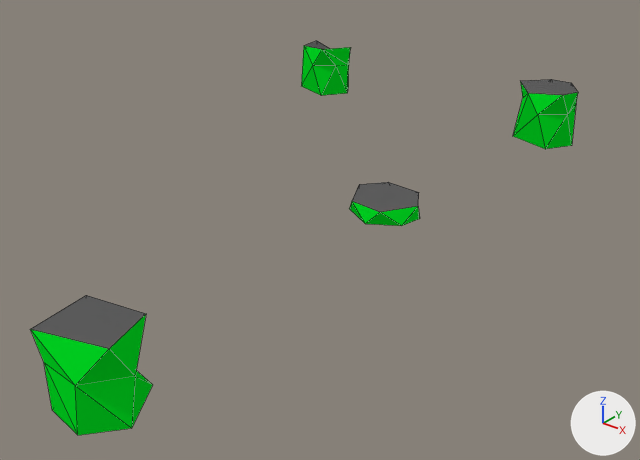
What one commit did to the Blender file Fire Place/Assets/Models/Props/FoodCan.blend.
Camera for both pictures: a 50 mm camera at (1.26, -1.87, 1.01) aimed at (-0.28, 0.06, -0.19). Every picture has the same lights, and +X, +Y and +Z are marked at lower right. Mesh edges are drawn as thin lines.

The scene before the commit, as lines of its bpy script (objects in view):
```python
ob_foodcan1 = bpy.data.objects.new('FoodCan1', me_cylinder)
ob_foodcan1.location = (0.0, 0.0, 0.0)
ob_foodcan2 = bpy.data.objects.new('FoodCan2', me_cylinder_001)
ob_foodcan2.location = (0.0, -1.0, 0.0)
ob_foodcan3 = bpy.data.objects.new('FoodCan3', me_cylinder_002)
ob_foodcan3.location = (0.0, 1.0, 0.0)
ob_foodcan4 = bpy.data.objects.new('FoodCan4', me_cylinder_003)
ob_foodcan4.location = (-1.0, 1.0, 0.0)
```
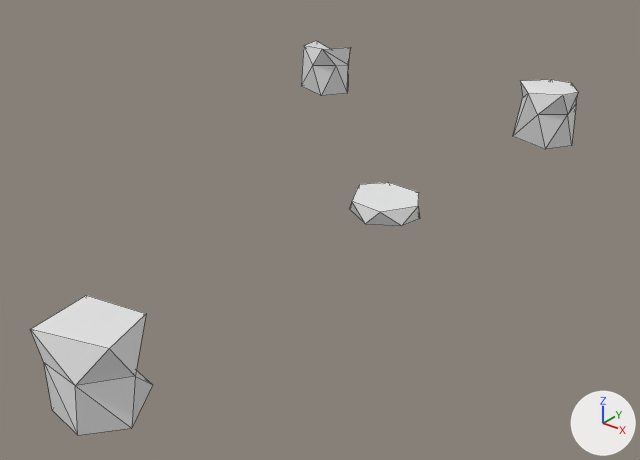
Changed parts and their boxes (x1, y1, x2, y2) in the pictures (640 x 460 px):
part 1 of me_cylinder_003, recoloured (green to grey)
    both: (301, 46, 351, 96)
part 2 of me_cylinder_003, recoloured
    both: (304, 41, 330, 49)
part 3 of me_cylinder_002, recoloured (green to grey)
    both: (513, 81, 578, 149)
part 4 of me_cylinder_002, recoloured (grey to white)
    both: (521, 79, 578, 95)
part 5 of me_cylinder_001, recoloured (green to grey)
    both: (30, 314, 153, 435)
part 6 of me_cylinder_001, recoloured (grey to white)
    both: (31, 295, 145, 349)
part 7 of me_cylinder, recoloured (green to grey)
    both: (349, 202, 420, 226)
part 8 of me_cylinder, recoloured (grey to white)
    both: (352, 182, 419, 212)

The change, as a diff of the scene's bpy script:
```diff
--- a/Fire Place/Assets/Models/Props/FoodCan.blend.py
+++ b/Fire Place/Assets/Models/Props/FoodCan.blend.py
@@ me_cylinder_003 @@
 me_cylinder_003.from_pydata(...)  # 224 vertices, 194 faces; spans x -0.1..0.1, y -0.1..0.101, z -0.101..0.1
 # used by ob_foodcan4; location = (-1.0, 1.0, 0.0)
+# me_cylinder_003 part 1: all 192 faces that had it switch from mat_color (green #00e724) to no material
+# me_cylinder_003 part 2: all 2 faces that had it switch from mat_metal (dark grey #5e5e5e) to no material
@@ me_cylinder_002 @@
 me_cylinder_002.from_pydata(...)  # 224 vertices, 194 faces; spans x -0.1..0.1, y -0.1..0.1, z -0.1..0.1
 # used by ob_foodcan3; location = (0.0, 1.0, 0.0)
+# me_cylinder_002 part 3: all 192 faces that had it switch from mat_color (green #00e724) to no material
+# me_cylinder_002 part 4: all 2 faces that had it switch from mat_metal (dark grey #5e5e5e) to no material
@@ me_cylinder_001 @@
 me_cylinder_001.from_pydata(...)  # 224 vertices, 194 faces; spans x -0.1..0.1, y -0.1..0.1, z -0.1..0.1
 # used by ob_foodcan2; location = (0.0, -1.0, 0.0)
+# me_cylinder_001 part 5: all 192 faces that had it switch from mat_color (green #00e724) to no material
+# me_cylinder_001 part 6: all 2 faces that had it switch from mat_metal (dark grey #5e5e5e) to no material
@@ me_cylinder @@
 me_cylinder.from_pydata(...)  # 224 vertices, 194 faces; spans x -0.1..0.1, y -0.1..0.099, z -0.03..0.03
 # used by ob_foodcan1; location = (0.0, 0.0, 0.0)
+# me_cylinder part 7: all 192 faces that had it switch from mat_color (green #00e724) to no material
+# me_cylinder part 8: all 2 faces that had it switch from mat_metal (dark grey #5e5e5e) to no material
```
